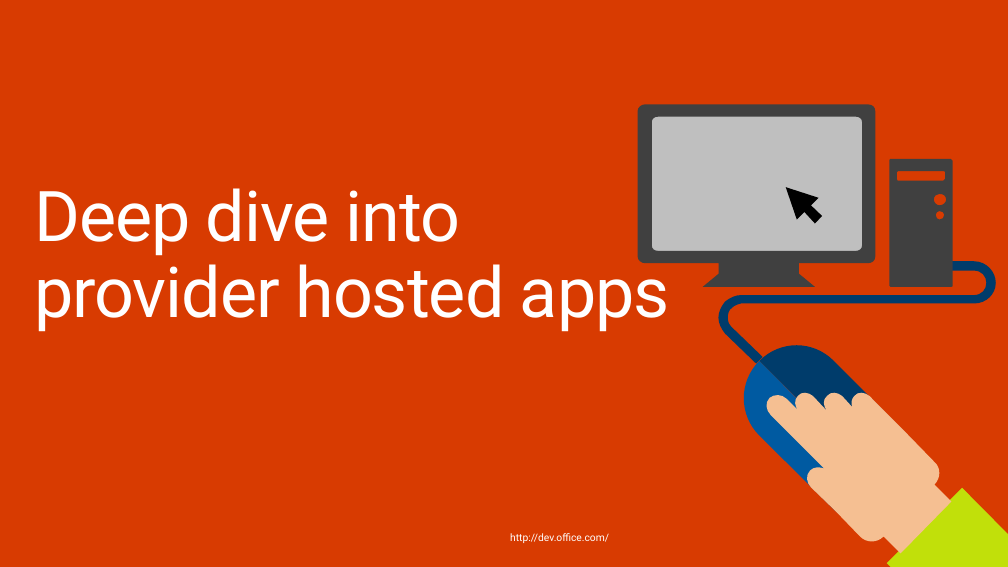
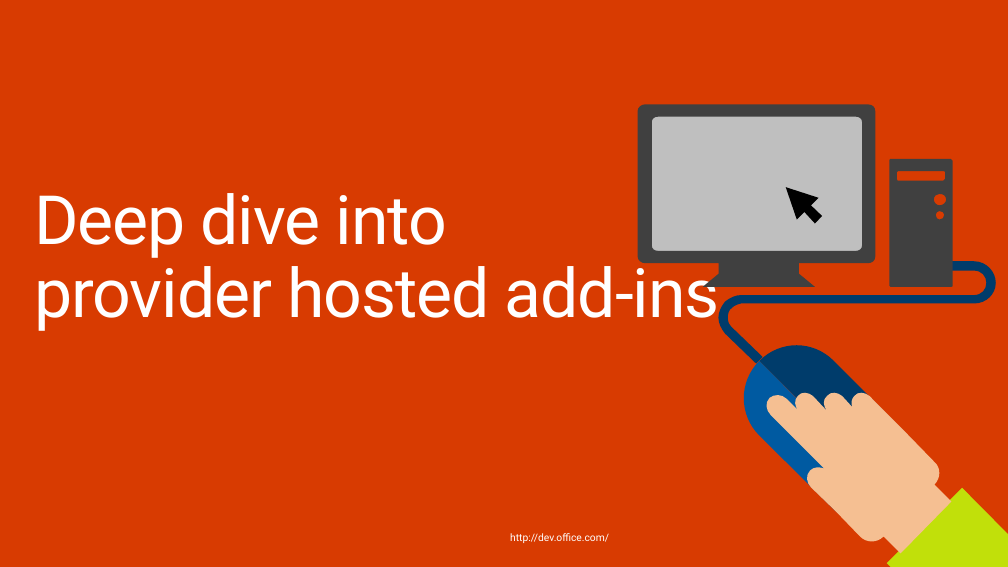
Before and after one commit to fabbbiob/TrainingContent, a slide deck: slide 2 of O3652/O3652-6 Deep Dive into Provider Hosted Add-ins/O3652-6 Deep Dive into Provider Hosted Apps.pptx. Drawn at 1008x567 pixels with LibreOffice and Linux fonts; fonts in the diff are those of the drawing; background and template pictures are left out. Boxes give left, top, right and bottom in pixels: in the first picture for what was removed or moved away, otherwise in the second. Text is boxed around its words. In the diff, an @@ line names an element or a change of style, - is before the commit and + after.

```diff
--- a/O3652/O3652-6 Deep Dive into Provider Hosted Add-ins/O3652-6 Deep Dive into Provider Hosted Apps.pptx
+++ b/O3652/O3652-6 Deep Dive into Provider Hosted Add-ins/O3652-6 Deep Dive into Provider Hosted Apps.pptx
@@ title at box(34, 193, 720, 331): text changed; size 68 to 66 pt @@
-Deep dive into
-provider hosted apps
+Deep dive into
+provider hosted add-ins
```
Also in this commit, not shown: 16 other slides changed, 1 slide added, 3 slides removed.
